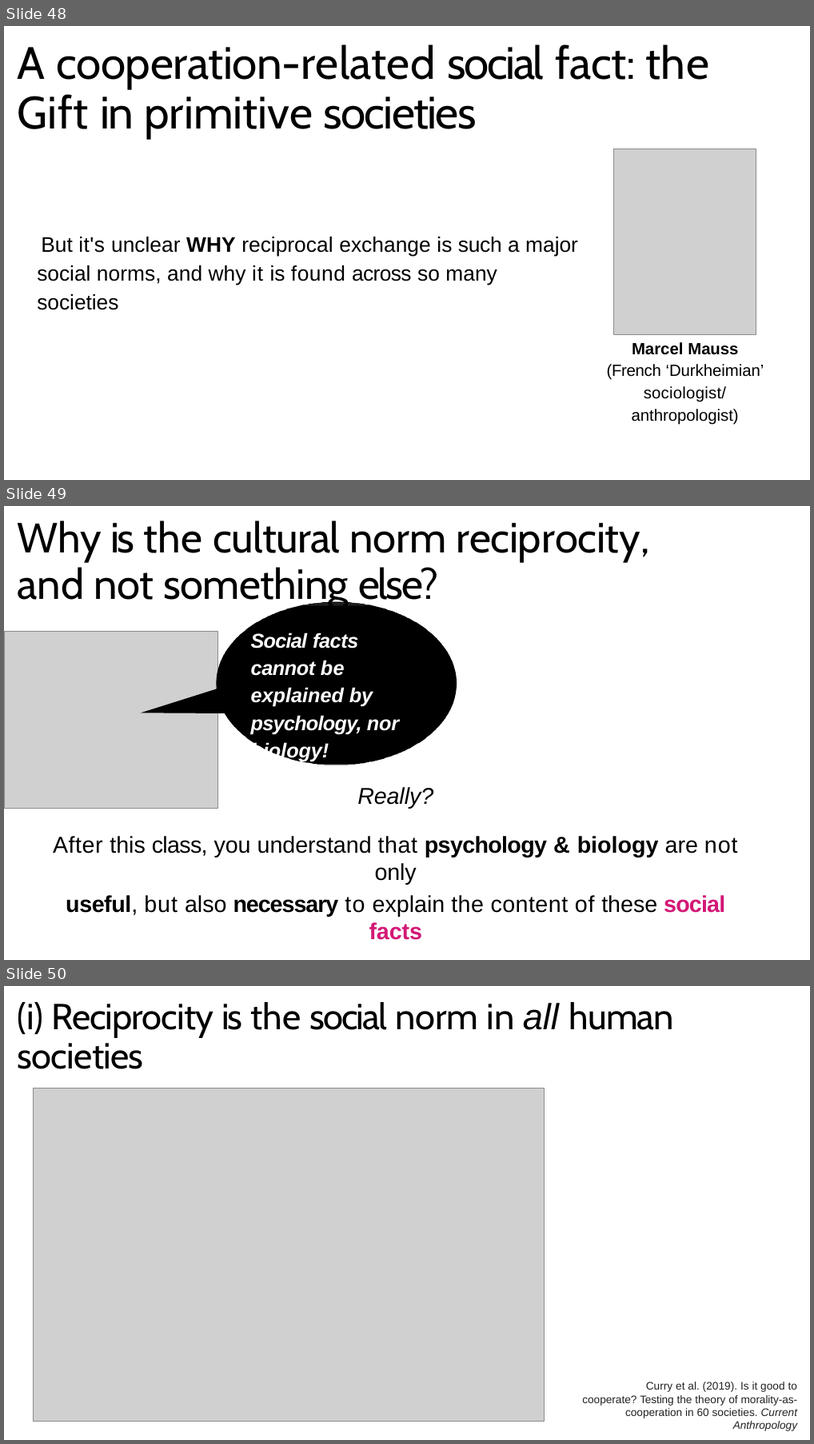
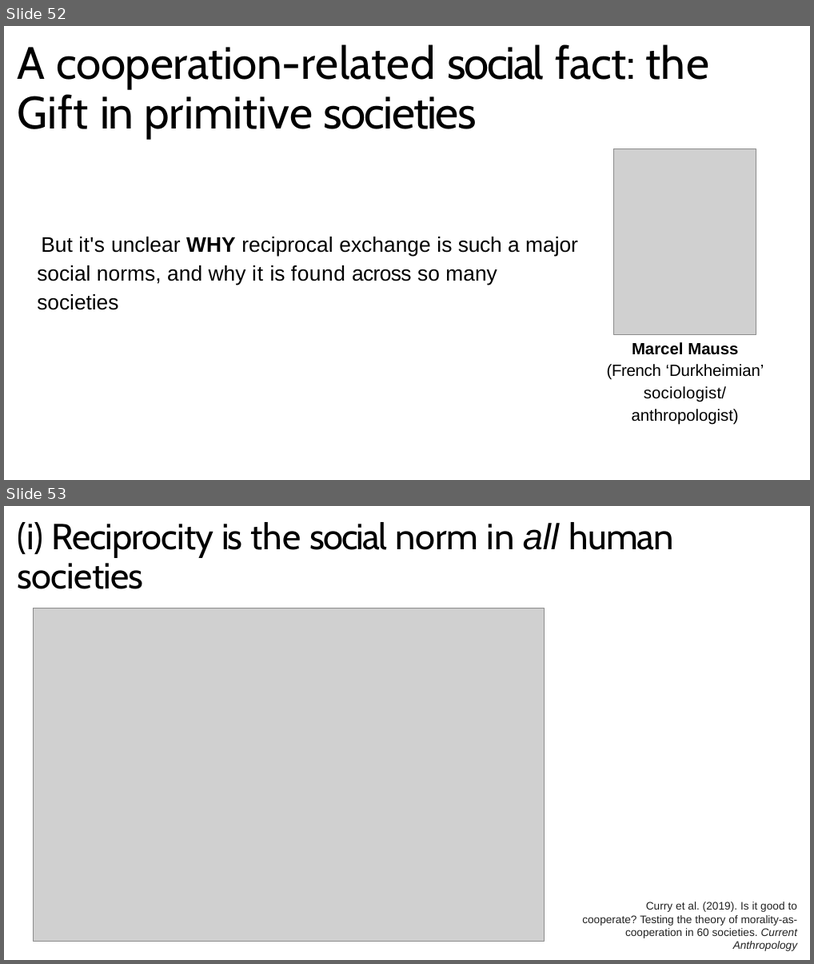
Before and after one commit to aminelasso/SOC501-2026, a slide deck: Week 3/Week 3.pptx. Shown one above the other, each under a label of ours: slides 48, 49 and 50 before the commit, slides 52 and 53 after it. The pictures are 814x1444 and 814x964 pixels, drawn with LibreOffice and Linux fonts; fonts in the diff are those of the drawing; grey boxes stand for pictures. Boxes give left, top, right and bottom in pixels: in the first picture for what was removed or moved away, otherwise in the second. Text is boxed around its words. In the diff, an @@ line names an element or a change of style, - is before the commit and + after.

```diff
--- a/Week 3/Week 3.pptx
+++ b/Week 3/Week 3.pptx
@@ slide 49 removed at bbox=[4, 506, 810, 960], background #FFFFFF @@
@@ title removed at bbox=[18, 520, 650, 608] @@
-Why is the cultural norm reciprocity, and not something else?
@@ freeform shape removed at bbox=[141, 601, 457, 765] @@
@@ picture removed at bbox=[4, 631, 218, 808] @@
@@ text removed at bbox=[251, 632, 399, 762] @@
-Social facts cannot be explained by psychology, nor biology!
@@ text removed at bbox=[53, 787, 738, 940] @@
-Really?
-After this class, you understand that psychology & biology are not only
-useful, but also necessary to explain the content of these social facts
-Arguments?
@@ what was slide 48 is now slide 52 @@
@@ what was slide 50 is now slide 53 @@
```
Also in this commit, not shown: 11 slides changed, 24 slides added, 1 other slide removed.
